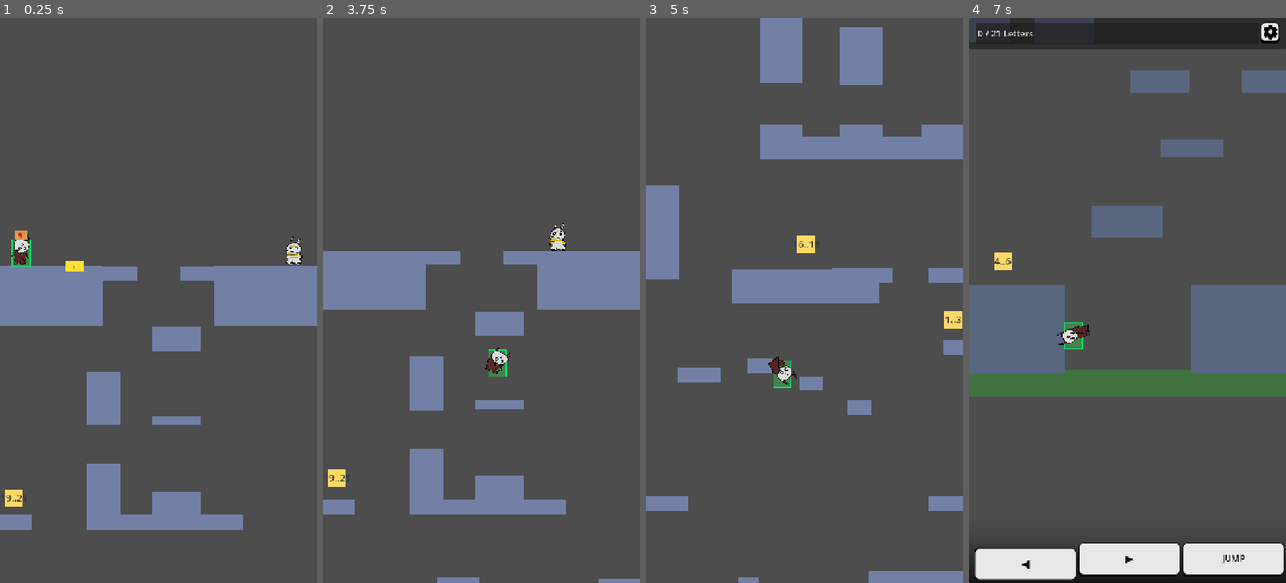
Above: before the commit, frames 1-4 (left to right).
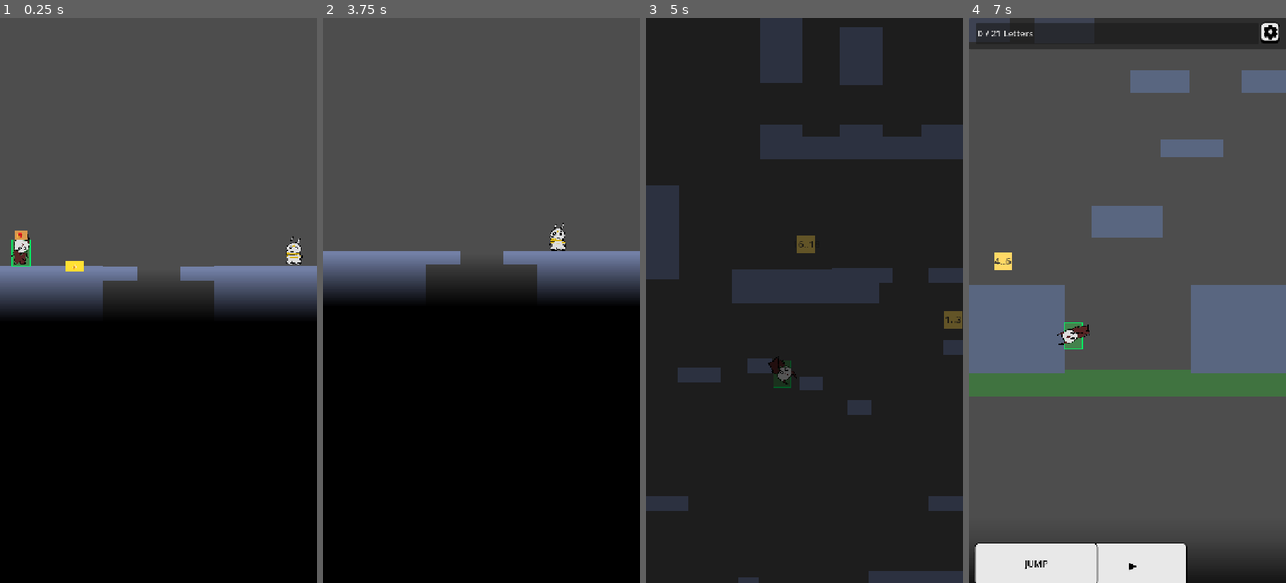
Above: after the commit, the same moments.

Repository: gimigkk/agustus-13
Game: Godot game, scene res://scenes/levels/test_level.tscn
Two runs of this game, one before a commit and one after it. Both use one fixed random seed, a clock stepped at 60 frames per second and the inputs below.
Inputs (mouse positions are in pixels of both pictures, inside the frame that each line leads up to):
- Up to frame 1 (0.25 s): no input
- Up to frame 2 (3.75 s): tap Enter at 0.5 s; move the mouse to (551, 272) at 0.52 s; hold Right (move_right) 0.53-2.03 s; tap Space (jump) at 0.77, 1.52, 3.02 s; move the mouse to (418, 328) at 1.27 s; move the mouse to (513, 176) at 2.02 s; hold Left (move_left) 2.03-2.78 s; move the mouse to (465, 413) at 2.77 s; hold Right (move_right) from 2.78 s (still down); move the mouse to (576, 385) at 3.52 s
- Up to frame 3 (5 s): tap Space (jump) at 3.77, 4.52 s; move the mouse to (709, 215) at 4.27 s; release Right (move_right) at 4.28 s; hold Left (move_left) from 4.28 s (still down)
- Up to frame 4 (7 s): move the mouse to (1143, 300) at 5.02 s; release Left (move_left) at 5.03 s; hold Right (move_right) 5.03-5.78 s; move the mouse to (1079, 159) at 5.77 s; hold Left (move_left) from 5.78 s (still down); tap Space (jump) at 6.02, 6.77 s; move the mouse to (1197, 272) at 6.52 s

The runs differ from the first frame. In frame 1, 54% of the frame differs, in the area x 0-100%, y 45-100%; in frame 2, 56%; in frame 3, 100%, in the area x 0-100%, y 0-100%; in frame 4, 3.3%.

Commit message:
feat(intro): add LevelBlackout world object with smooth top gradient and fall fade

Diff:
--- a/scenes/levels/test_level.tscn
+++ b/scenes/levels/test_level.tscn
@@ -9,6 +9,7 @@
 [ext_resource type="PackedScene" uid="uid://cn3t3vi1ocl17" path="res://scenes/objects/finish_trigger.tscn" id="6_finish"]
 [ext_resource type="PackedScene" uid="uid://c7egs5hou1s3y" path="res://scenes/objects/banana_peel.tscn" id="7_cyt5c"]
 [ext_resource type="PackedScene" path="res://scenes/objects/fall_target.tscn" id="8_falltarget"]
+[ext_resource type="PackedScene" path="res://scenes/objects/level_blackout.tscn" id="10_2mu0v"]
 
 [node name="TestLevel" type="Node2D"]
 script = ExtResource("1_level_script")
@@ -453,6 +454,7 @@
 [node name="HUD" parent="." instance=ExtResource("5_hud")]
 
 [node name="TouchControls" parent="." instance=ExtResource("2_touch_ui")]
+visible = false
 
 [node name="FinishTrigger" parent="." instance=ExtResource("6_finish")]
 position = Vector2(-2, -4039)
@@ -462,3 +464,7 @@
 
 [node name="FallTarget" parent="." instance=ExtResource("8_falltarget")]
 position = Vector2(2, 1221)
+
+[node name="LevelBlackout" parent="." instance=ExtResource("10_2mu0v")]
+visible = false
+position = Vector2(3, -3877)
--- /dev/null
+++ b/scenes/objects/level_blackout.gd
@@ -0,0 +1,72 @@
+extends Node2D
+class_name LevelBlackout
+
+## Level Blackout object covering the world area under the well shaft.
+## Features a smooth top gradient transition and fades out during intro.
+
+@export var blackout_size: Vector2 = Vector2(1400, 5500):
+	set(val):
+		blackout_size = val
+		_update_bounds()
+
+@export var top_gradient_height: float = 120.0:
+	set(val):
+		top_gradient_height = val
+		_update_bounds()
+
+@export var start_black: bool = true
+@export var fade_duration: float = 3.0
+
+@onready var top_gradient: TextureRect = $TopGradient
+@onready var solid_body: ColorRect = $SolidBody
+
+signal fade_out_completed
+signal fade_in_completed
+
+var tween: Tween
+
+func _ready() -> void:
+	_update_bounds()
+	if start_black:
+		modulate.a = 1.0
+		show()
+	else:
+		modulate.a = 0.0
+		hide()
+
+func _update_bounds() -> void:
+	if top_gradient:
+		top_gradient.size = Vector2(blackout_size.x, top_gradient_height)
+		top_gradient.position = Vector2(-blackout_size.x / 2.0, -top_gradient_height)
+	if solid_body:
+		solid_body.size = blackout_size
+		solid_body.position = Vector2(-blackout_size.x / 2.0, 0.0)
+
+func blackout_instant() -> void:
+	if tween:
+		tween.kill()
+	show()
+	modulate.a = 1.0
+
+func fade_out(duration: float = -1.0) -> void:
+	var d := fade_duration if duration <= 0.0 else duration
+	show()
+	if tween:
+		tween.kill()
+	tween = create_tween().set_trans(Tween.TRANS_QUAD).set_ease(Tween.EASE_IN_OUT)
+	tween.tween_property(self, "modulate:a", 0.0, d)
+	tween.finished.connect(func():
+		hide()
+		fade_out_completed.emit()
+	)
+
+func fade_in(duration: float = -1.0) -> void:
+	var d := fade_duration if duration <= 0.0 else duration
+	show()
+	if tween:
+		tween.kill()
+	tween = create_tween().set_trans(Tween.TRANS_QUAD).set_ease(Tween.EASE_IN_OUT)
+	tween.tween_property(self, "modulate:a", 1.0, d)
+	tween.finished.connect(func():
+		fade_in_completed.emit()
+	)
--- /dev/null
+++ b/scenes/objects/level_blackout.tscn
@@ -0,0 +1,34 @@
+[gd_scene load_steps=4 format=3 uid="uid://c8lvlblackout001"]
+
+[ext_resource type="Script" path="res://scenes/objects/level_blackout.gd" id="1_blackout_script"]
+
+[sub_resource type="Gradient" id="Gradient_top_fade"]
+colors = PackedColorArray(0, 0, 0, 0, 0, 0, 0, 1)
+
+[sub_resource type="GradientTexture2D" id="GradientTexture2D_top_fade"]
+gradient = SubResource("Gradient_top_fade")
+width = 64
+height = 128
+fill_from = Vector2(0.5, 0)
+fill_to = Vector2(0.5, 1)
+
+[node name="LevelBlackout" type="Node2D"]
+z_index = 20
+script = ExtResource("1_blackout_script")
+
+[node name="TopGradient" type="TextureRect" parent="."]
+offset_left = -700.0
+offset_top = -120.0
+offset_right = 700.0
+offset_bottom = 0.0
+mouse_filter = 2
+texture = SubResource("GradientTexture2D_top_fade")
+expand_mode = 1
+
+[node name="SolidBody" type="ColorRect" parent="."]
+offset_left = -700.0
+offset_top = 0.0
+offset_right = 700.0
+offset_bottom = 5500.0
+mouse_filter = 2
+color = Color(0, 0, 0, 1)
--- a/scripts/intro_cutscene.gd
+++ b/scripts/intro_cutscene.gd
@@ -4,12 +4,12 @@
 signal intro_completed
 
 ## Summit layout positions (read from level)
-@export var walk_start_x: float = -400.0   # Off-screen left
-@export var banana_x: float = -191.0       # Where the banana peel is
-@export var well_x: float = -2.0           # Center of the well hole
-@export var gf_start_x: float = 400.0      # Off-screen right
-@export var gf_stop_x: float = 150.0       # GF stops on right platform
-@export var summit_y: float = -4017.0      # Fallback summit platform surface Y
+@export var walk_start_x: float = -400.0 # Off-screen left
+@export var banana_x: float = -191.0 # Where the banana peel is
+@export var well_x: float = -2.0 # Center of the well hole
+@export var gf_start_x: float = 400.0 # Off-screen right
+@export var gf_stop_x: float = 150.0 # GF stops on right platform
+@export var summit_y: float = -4017.0 # Fallback summit platform surface Y
 @export var arc_peak_height: float = 200.0 # How high the parabolic bounce goes
 @export var bottom_ground_y: float = 1190.0
 
@@ -52,12 +52,25 @@
 	else:
 		print("[IntroCutscene] FallTarget node not found, using fallback Y=", bottom_ground_y)
 
+	# 3. Setup or instantiate LevelBlackout object under the well shaft
+	var blackout = level_node.get_node_or_null("LevelBlackout") as Node2D
+	if not is_instance_valid(blackout):
+		var blackout_scene = load("res://scenes/objects/level_blackout.tscn")
+		if blackout_scene:
+			blackout = blackout_scene.instantiate() as Node2D
+			blackout.position = Vector2(well_x, ground_surface_y + 80.0)
+			level_node.add_child(blackout)
+
+	if is_instance_valid(blackout) and blackout.has_method("blackout_instant"):
+		blackout.blackout_instant()
+
 	# Calculate player center Y so player feet (30px below center) rest on ground surface
 	var player_ground_center_y: float = ground_surface_y - 30.0
 
-	# 1. Lock player physics during cutscene
+	# 1. Lock player physics during cutscene & set z_index behind blackout (LevelBlackout z_index = 20)
 	player.set_physics_process(false)
 	player.velocity = Vector2.ZERO
+	player.z_index = 0
 	var player_col = player.get_node_or_null("CollisionShape2D") as CollisionShape2D
 	if is_instance_valid(player_col):
 		player_col.set_deferred("disabled", true)
@@ -239,7 +252,7 @@
 	).set_delay(slip_time)
 
 	# --- PHASE 3: PARABOLIC ARC — slip launches player into the well ---
-	var arc_start: float = slip_time  # Immediate! Slip = launch
+	var arc_start: float = slip_time # Immediate! Slip = launch
 	var arc_duration: float = 1.0
 	var half_arc: float = arc_duration * 0.5
 	var peak_y: float = player_ground_center_y - arc_peak_height
@@ -260,7 +273,15 @@
 	# --- PHASE 4: SKYDIVE FALL from well down to bottom ---
 	var fall_start: float = arc_start + arc_duration
 	var fall_duration: float = 3.0
+	var blackout_delay: float = 1.1
+	var blackout_fade_dur: float = fall_duration - blackout_delay
 	var player_bottom_landing_y: float = bottom_ground_y - 30.0
+
+	# Delay blackout fade out slightly (0.6s) after player enters well, then fade out over remaining 2.4s
+	tween.tween_callback(func():
+		if is_instance_valid(blackout) and blackout.has_method("fade_out"):
+			blackout.fade_out(blackout_fade_dur)
+	).set_delay(fall_start + blackout_delay)
 
 	# Plunge straight down
 	tween.tween_property(player, "global_position:y", player_bottom_landing_y, fall_duration).set_trans(Tween.TRANS_QUAD).set_ease(Tween.EASE_IN).set_delay(fall_start)
Not shown: 1 places in scenes/levels/test_level.tscn that only renumber resources
Not shown, added: scenes/objects/level_blackout.gd.uid
